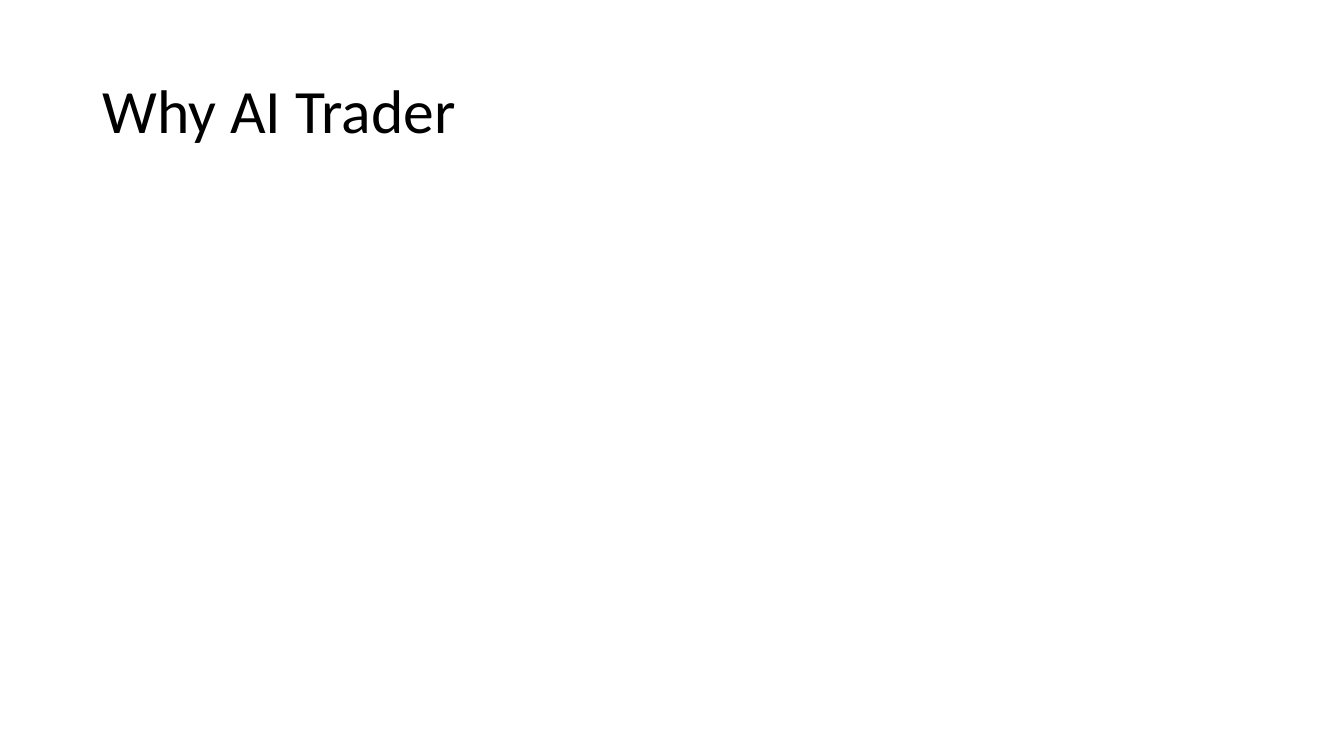
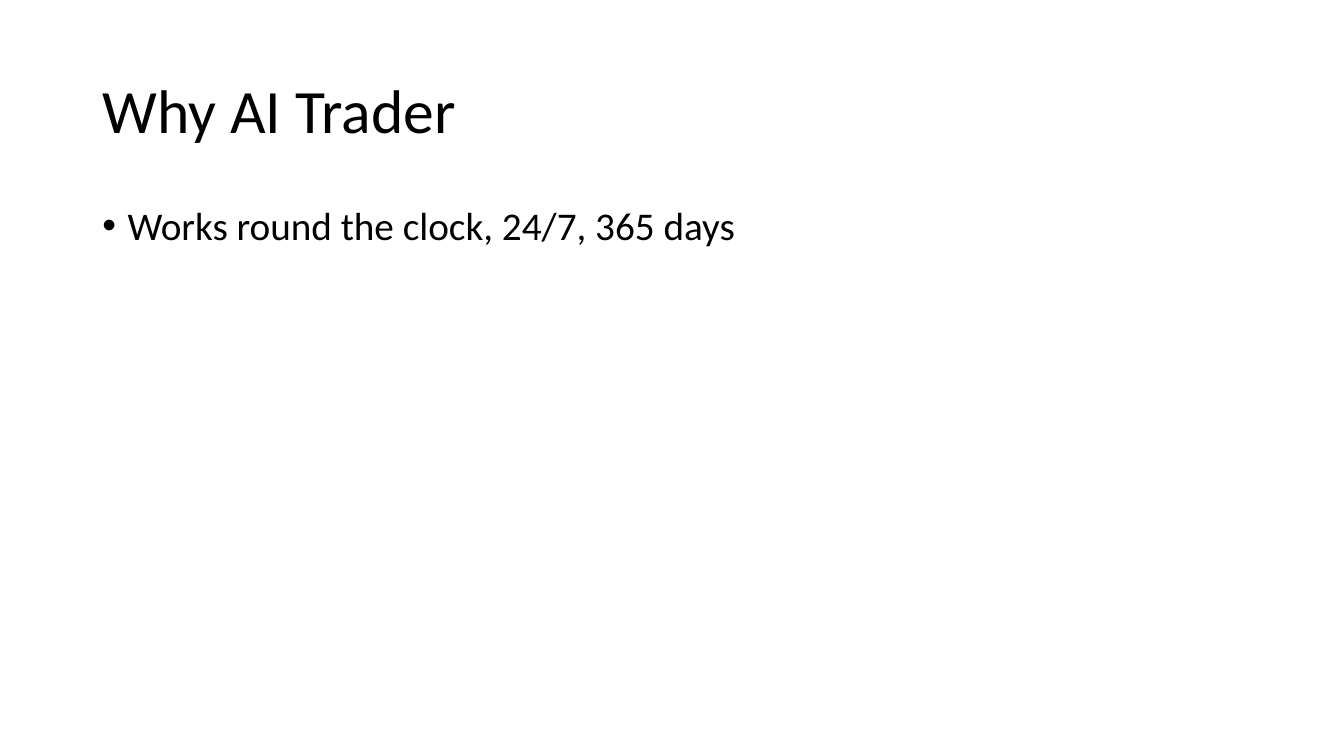
Before and after one commit to agilesolutions/agilesolutions.github.io, a slide deck: slide 5 of ppt/ai-trader.pptx. Drawn at 1344x756 pixels with LibreOffice and Linux fonts; fonts in the diff are those of the drawing. Boxes give left, top, right and bottom in pixels: in the first picture for what was removed or moved away, otherwise in the second. Text is boxed around its words. In the diff, an @@ line names an element or a change of style, - is before the commit and + after.

Commit message:
AI trader

```diff
--- a/ppt/ai-trader.pptx
+++ b/ppt/ai-trader.pptx
@@ text added at (x1=128, y1=212, x2=735, y2=247), 28 pt, text #000000 @@
+• Works round the clock, 24/7, 365 days
```
Also in this commit, not shown: 3 other slides changed, 2 slides added, 2 slides removed.
